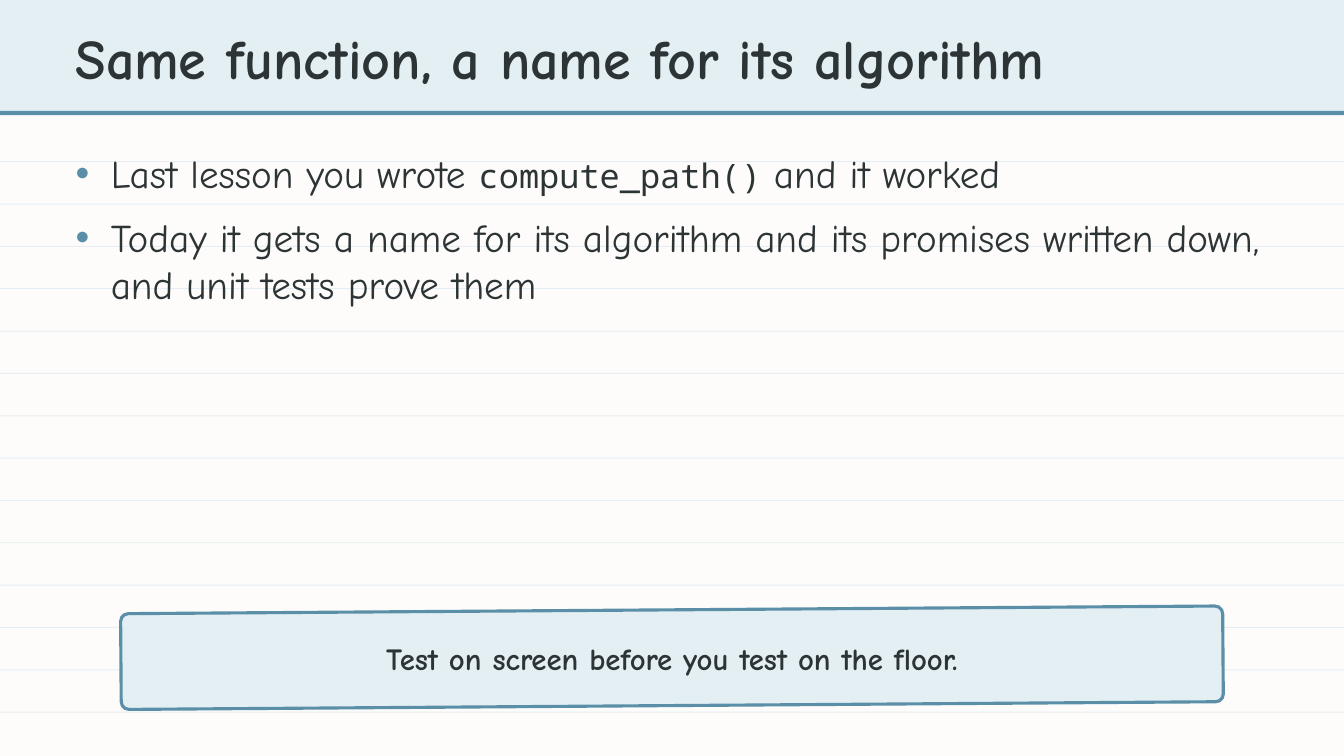
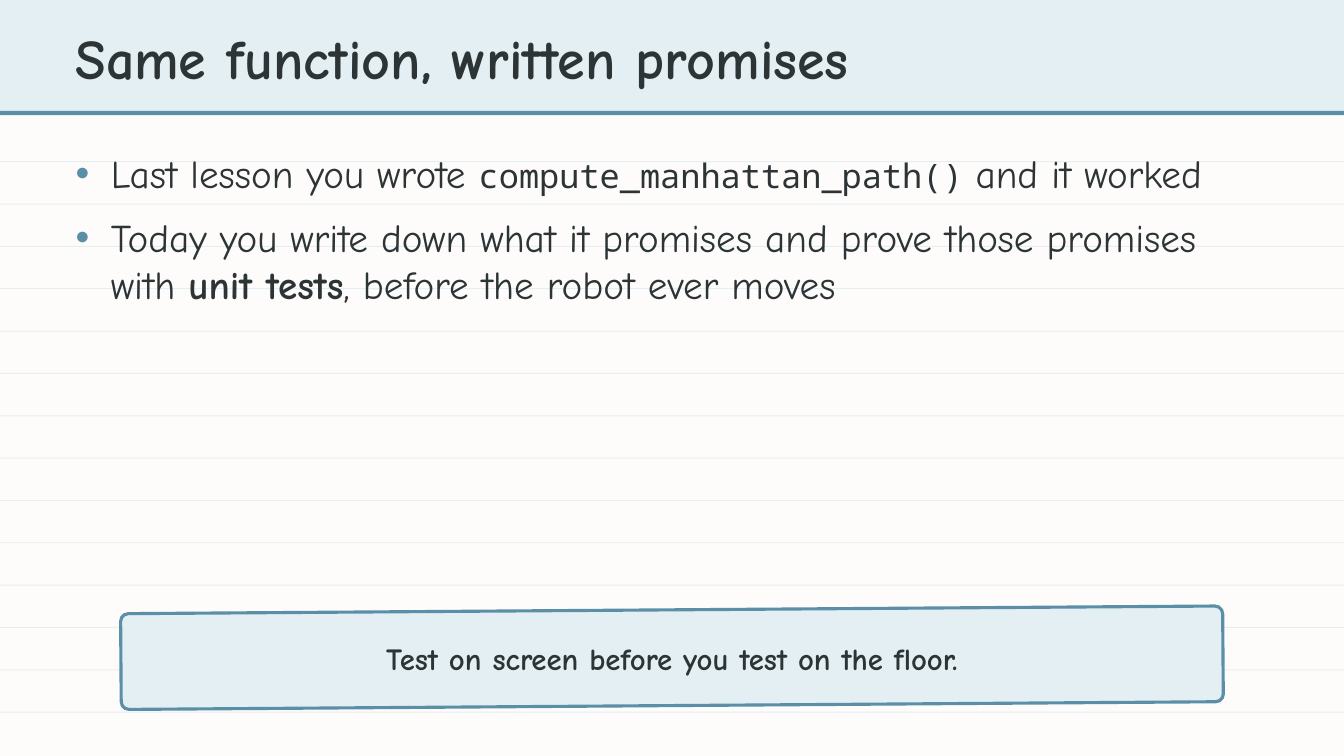
Before and after one commit to bradamiller/LearningPython, a slide deck: slide 2 of static/slides/module-04-manhattan/module-4-lesson-04-naming-and-testing-the-planner.pptx. Drawn at 1344x756 pixels with LibreOffice and Linux fonts; fonts in the diff are those of the drawing. Boxes give left, top, right and bottom in pixels: in the first picture for what was removed or moved away, otherwise in the second. Text is boxed around its words. In the diff, an @@ line names an element or a change of style, - is before the commit and + after.

```diff
--- a/static/slides/module-04-manhattan/module-4-lesson-04-naming-and-testing-the-planner.pptx
+++ b/static/slides/module-04-manhattan/module-4-lesson-04-naming-and-testing-the-planner.pptx
@@ text at (x1=76, y1=41, x2=849, y2=89): text changed @@
-Same function, a name for its algorithm
+Same function, written promises
@@ text at (x1=111, y1=161, x2=1201, y2=303): text changed @@
-• Last lesson you wrote compute_path() and it worked
-• Today it gets a name for its algorithm and its promises written down, and unit tests prove them
+• Last lesson you wrote compute_manhattan_path() and it worked
+• Today you write down what it promises and prove those promises with unit tests, before the robot ever moves
```
Also in this commit, not shown: 3 other slides changed, 3 slides removed, 11 other files.
